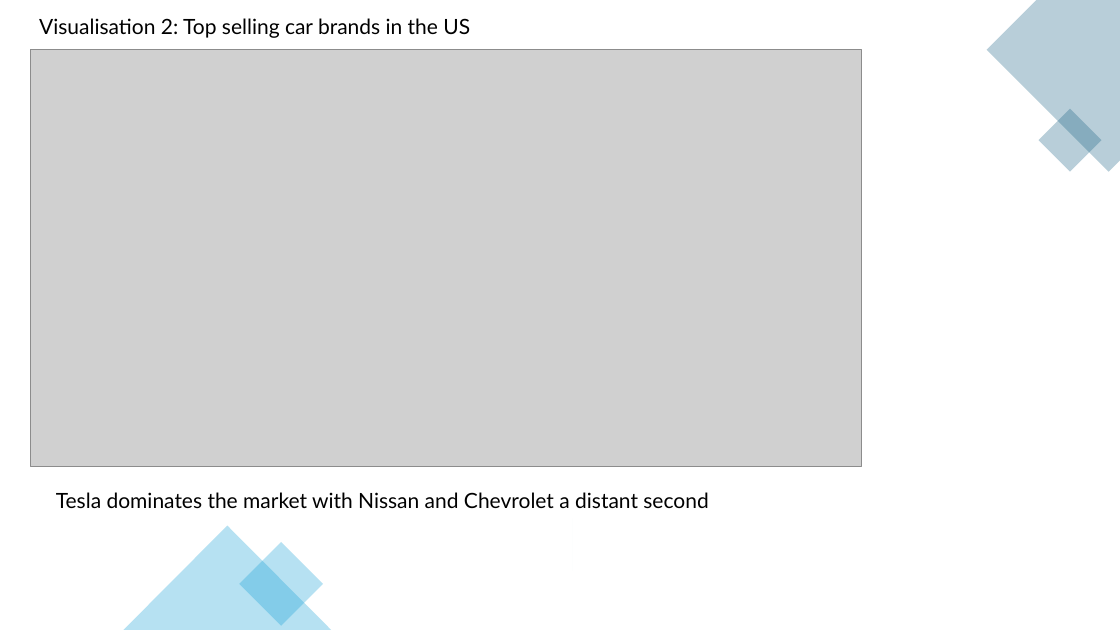
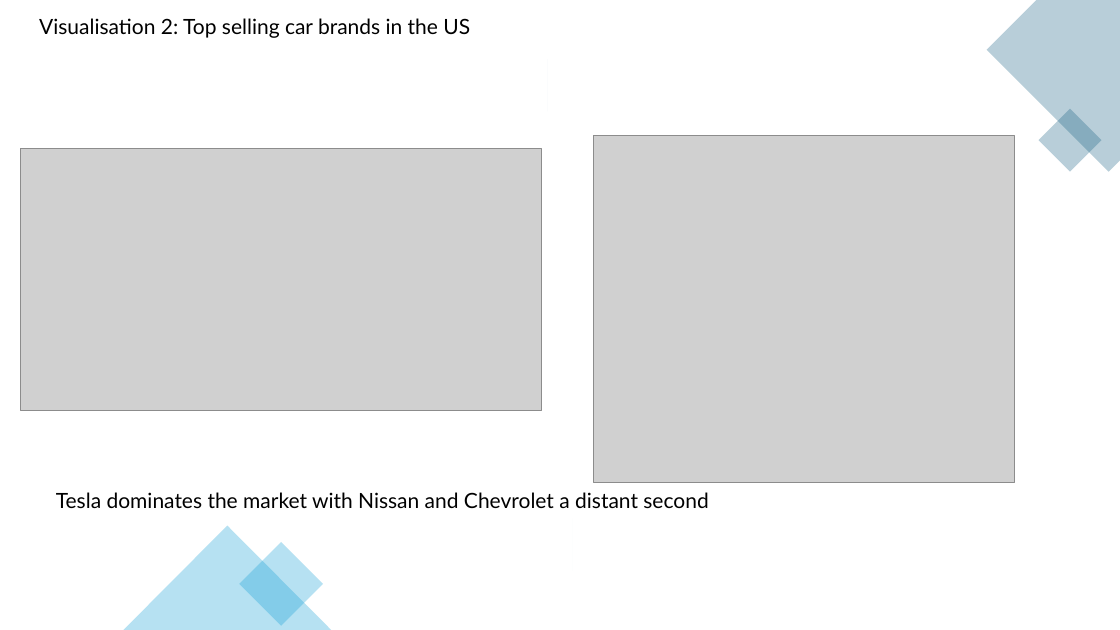
Before and after one commit to Vkrishm/Project3, a slide deck: slide 4 of Project 3 Final/Presentation/Data Visualisation Project.pptx. Drawn at 1120x630 pixels with LibreOffice and Linux fonts; fonts in the diff are those of the drawing; grey boxes stand for pictures. Boxes give left, top, right and bottom in pixels: in the first picture for what was removed or moved away, otherwise in the second. Text is boxed around its words. In the diff, an @@ line names an element or a change of style, - is before the commit and + after.

```diff
--- a/Project 3 Final/Presentation/Data Visualisation Project.pptx
+++ b/Project 3 Final/Presentation/Data Visualisation Project.pptx
@@ rectangle added at [548,59,548,111], fill #F6F8FA @@
@@ picture: place and size @@
-picture at [31,50,862,466]
+picture at [20,149,542,410]
@@ picture added at [594,135,1014,482] @@
```
Also in this commit, not shown: 4 other slides changed, 2 other files.
